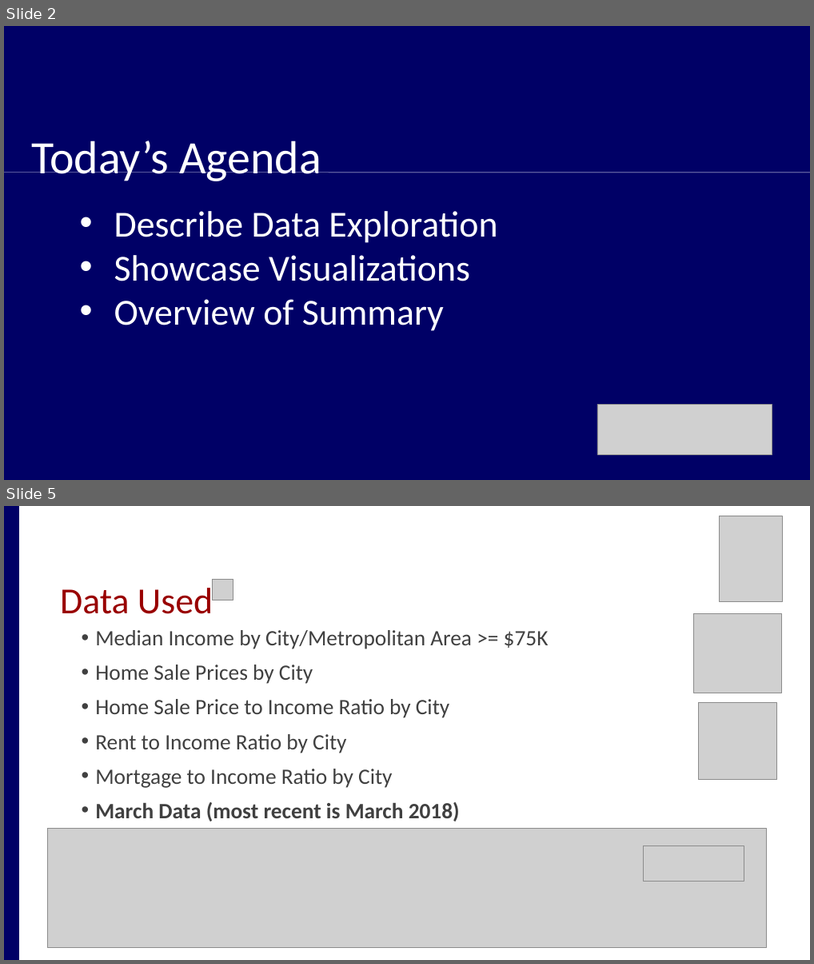
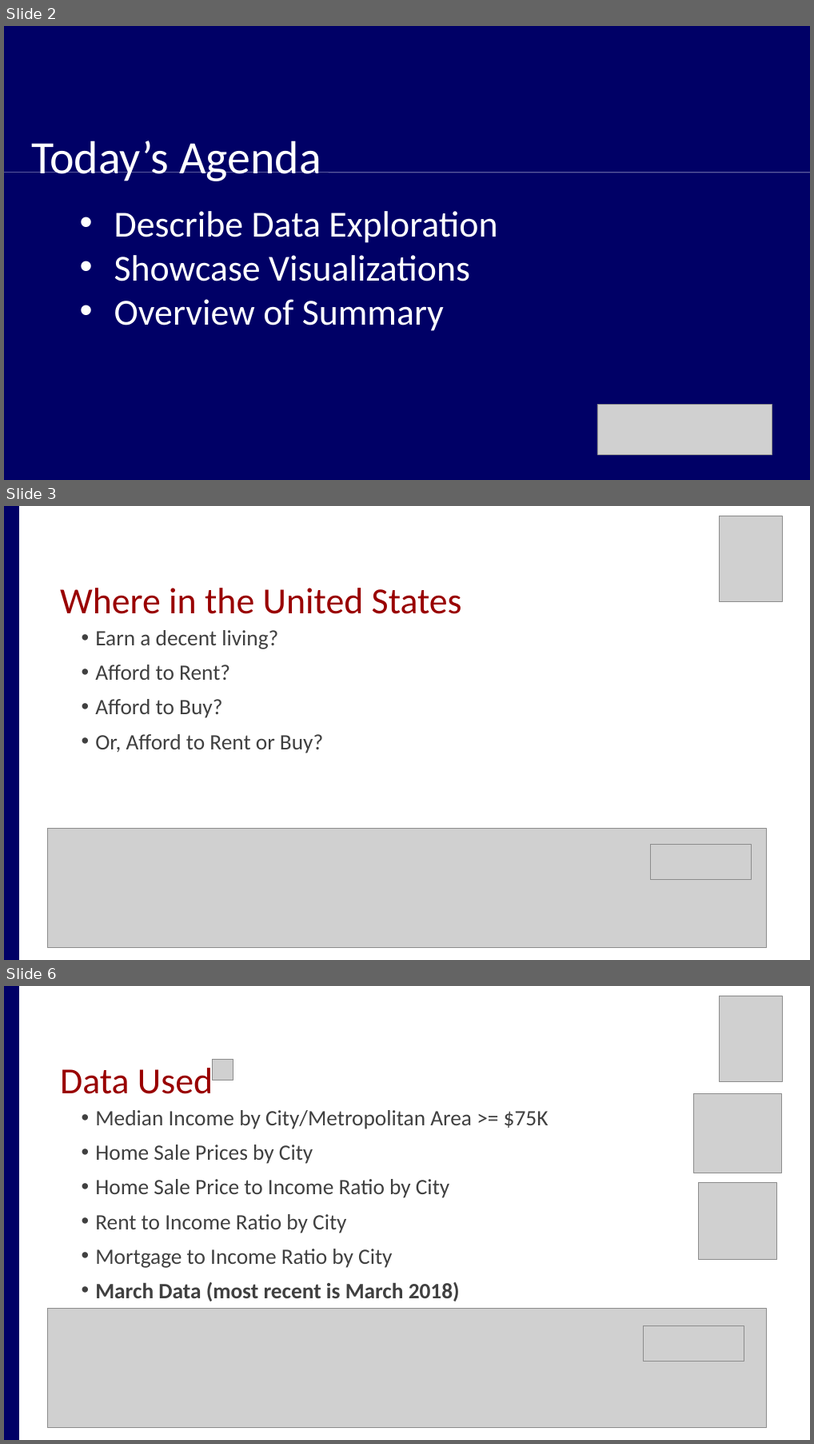
Before and after one commit to amiraligh89/RealEstate_Project1, a slide deck: RealEstate_Presentation.pptx. Shown one above the other, each under a label of ours: slides 2 and 5 before the commit, slides 2, 3 and 6 after it; the slides between them are not shown. The pictures are 814x964 and 814x1444 pixels, drawn with LibreOffice and Linux fonts; fonts in the diff are those of the drawing; grey boxes stand for pictures. Boxes give left, top, right and bottom in pixels: in the first picture for what was removed or moved away, otherwise in the second. Text is boxed around its words. In the diff, an @@ line names an element or a change of style, - is before the commit and + after.

Commit message:
Added Slide #3

```diff
--- a/RealEstate_Presentation.pptx
+++ b/RealEstate_Presentation.pptx
@@ slide 3 added at bbox=[4, 506, 810, 960], background #FFFFFF @@
@@ rectangle added at bbox=[4, 506, 19, 960], fill #000066 @@
@@ picture added at bbox=[720, 516, 782, 601] @@
@@ text added at bbox=[60, 588, 462, 614], 72 pt, text #990000 @@
+Where in the United States
@@ text added at bbox=[95, 630, 323, 753], 43 pt, text #404040 @@
+• Earn a decent living?
+  • Afford to Rent?
+  • Afford to Buy?
+  • Or, Afford to Rent or Buy?
@@ picture added at bbox=[48, 828, 766, 947] @@
@@ picture added at bbox=[650, 844, 751, 879] @@
@@ what was slide 5 is now slide 6 @@
```
Also in this commit, not shown: 3 slides changed.
